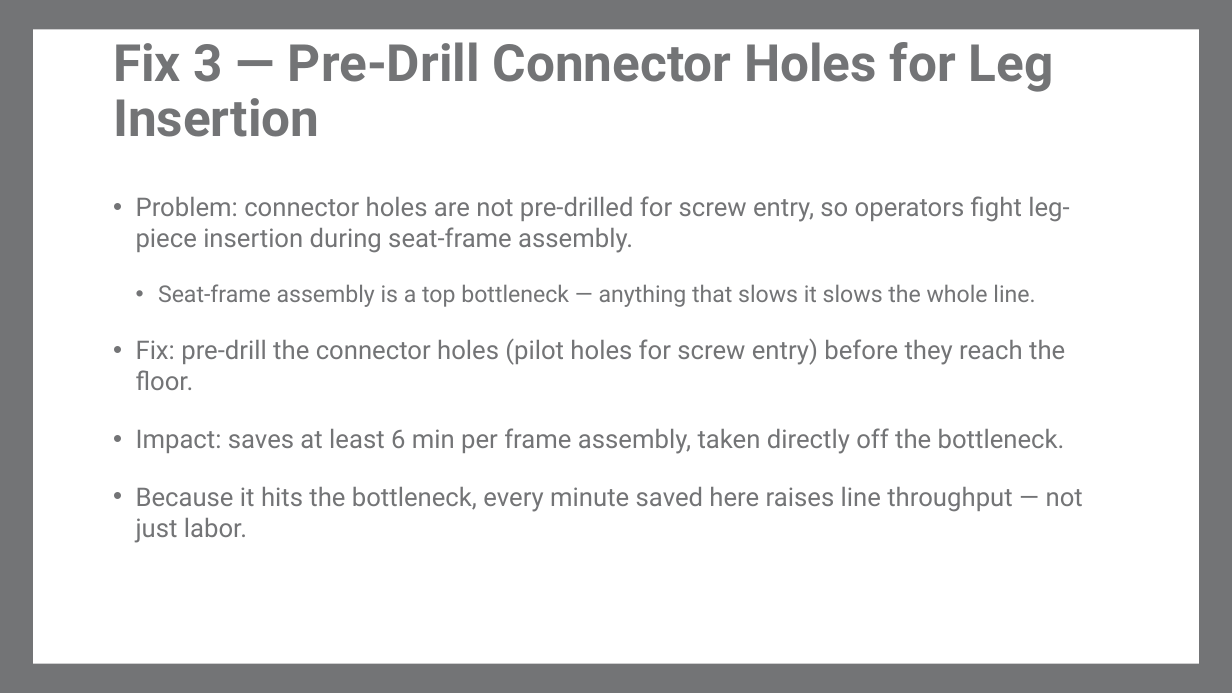
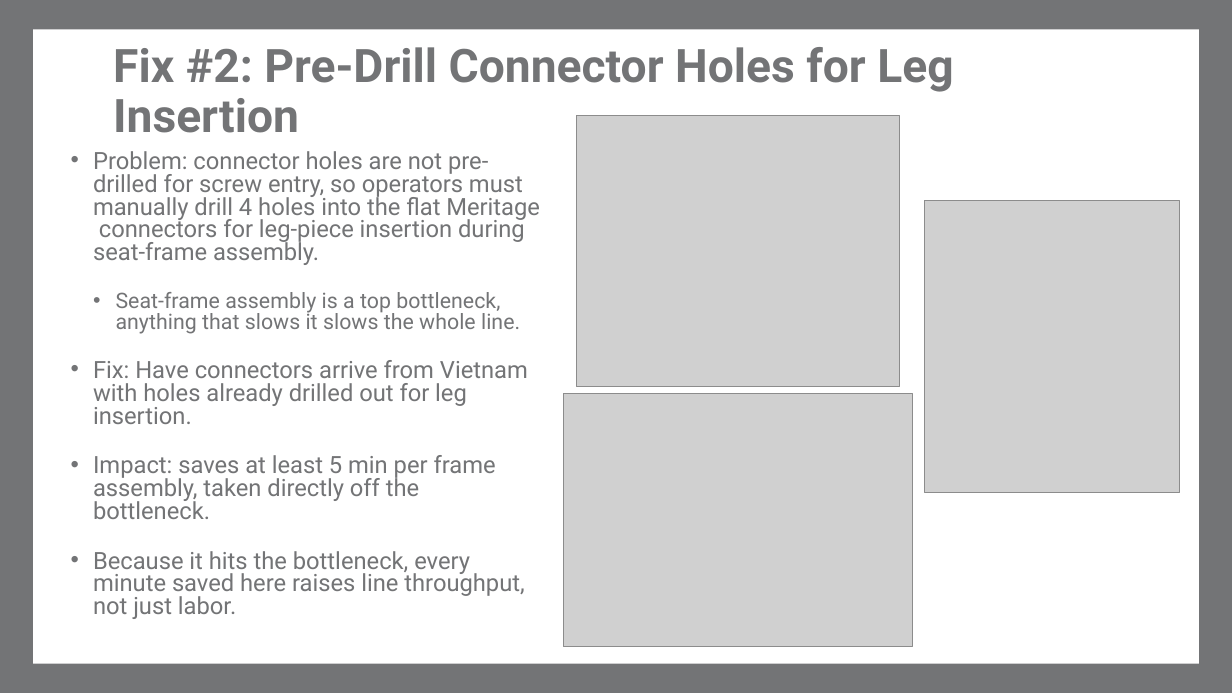
Before and after one commit to macokeefe/claude-code-system, a slide deck: slide 9 of standard-work/standalone/Meritage_Engineering_Improvements.pptx (slide 11 before the commit). Drawn at 1232x693 pixels with LibreOffice and Linux fonts; fonts in the diff are those of the drawing; grey boxes stand for pictures; background and template pictures are left out. Boxes give left, top, right and bottom in pixels: in the first picture for what was removed or moved away, otherwise in the second. Text is boxed around its words. In the diff, an @@ line names an element or a change of style, - is before the commit and + after.

```diff
--- a/standard-work/standalone/Meritage_Engineering_Improvements.pptx
+++ b/standard-work/standalone/Meritage_Engineering_Improvements.pptx
@@ title at bbox=[113, 47, 953, 133]: text changed; size 40 to 36 pt @@
-Fix 3 — Pre-Drill Connector Holes for Leg Insertion
+Fix #2: Pre-Drill Connector Holes for Leg Insertion
@@ picture added at bbox=[577, 116, 900, 387] @@
@@ text at bbox=[93, 151, 540, 619]: text changed; size 20 to 18.5 pt @@
-• Problem: connector holes are not pre-drilled for screw entry, so operators fight leg-piece insertion during seat-frame assembly.
-  • Seat-frame assembly is a top bottleneck — anything that slows it slows the whole line.
-• Fix: pre-drill the connector holes (pilot holes for screw entry) before they reach the floor.
-• Impact: saves at least 6 min per frame assembly, taken directly off the bottleneck.
-• Because it hits the bottleneck, every minute saved here raises line throughput — not just labor.
+• Problem: connector holes are not pre-drilled for screw entry, so operators must manually drill 4 holes into the flat Meritage connectors for leg-piece insertion during seat-frame assembly.
+  • Seat-frame assembly is a top bottleneck, anything that slows it slows the whole line.
+• Fix: Have connectors arrive from Vietnam with holes already drilled out for leg insertion.
+• Impact: saves at least 5 min per frame assembly, taken directly off the bottleneck.
+• Because it hits the bottleneck, every minute saved here raises line throughput, not just labor.
@@ picture added at bbox=[925, 201, 1179, 493] @@
@@ picture added at bbox=[563, 394, 912, 647] @@
```
Also in this commit, not shown: 9 other slides changed, 2 slides added, 4 slides removed.
